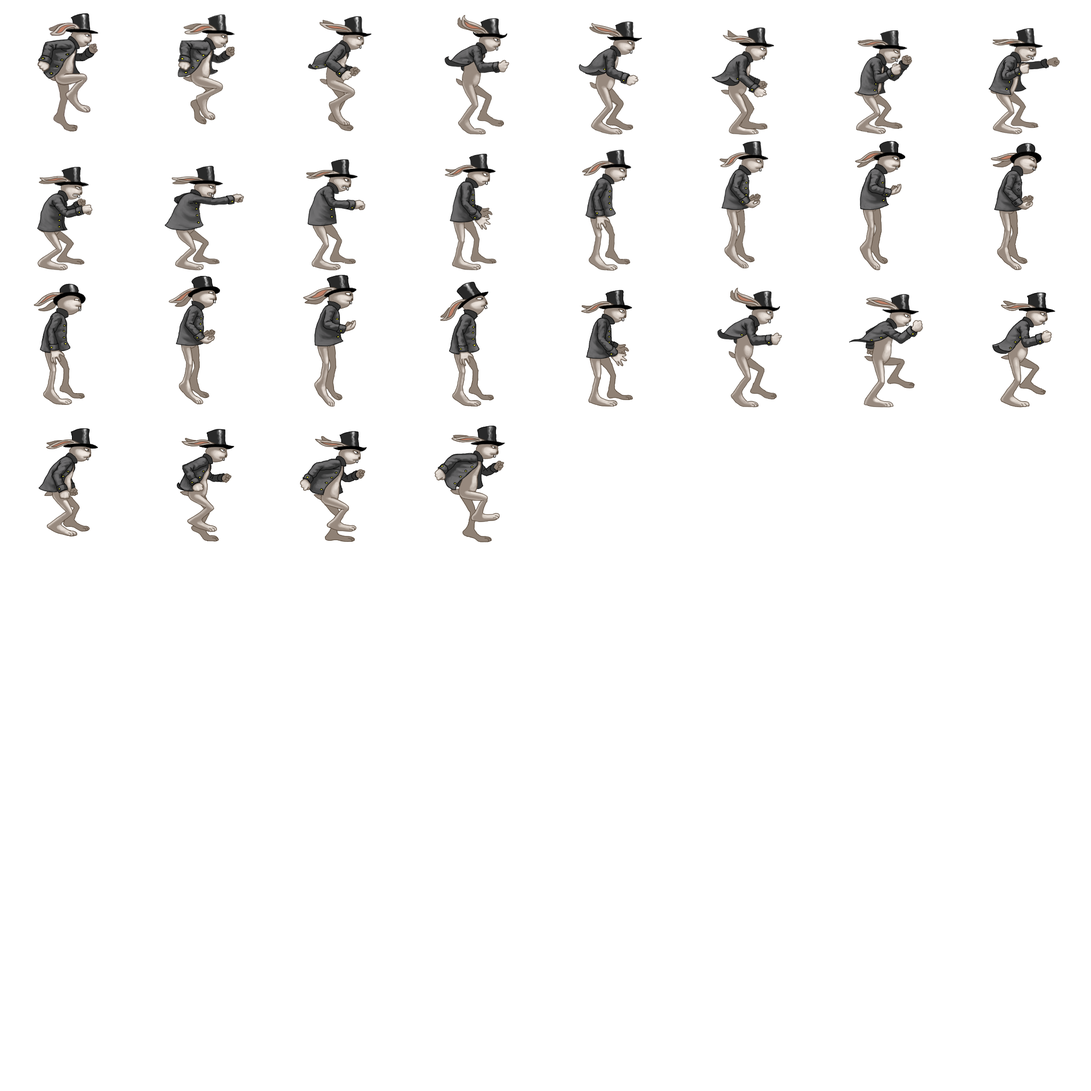
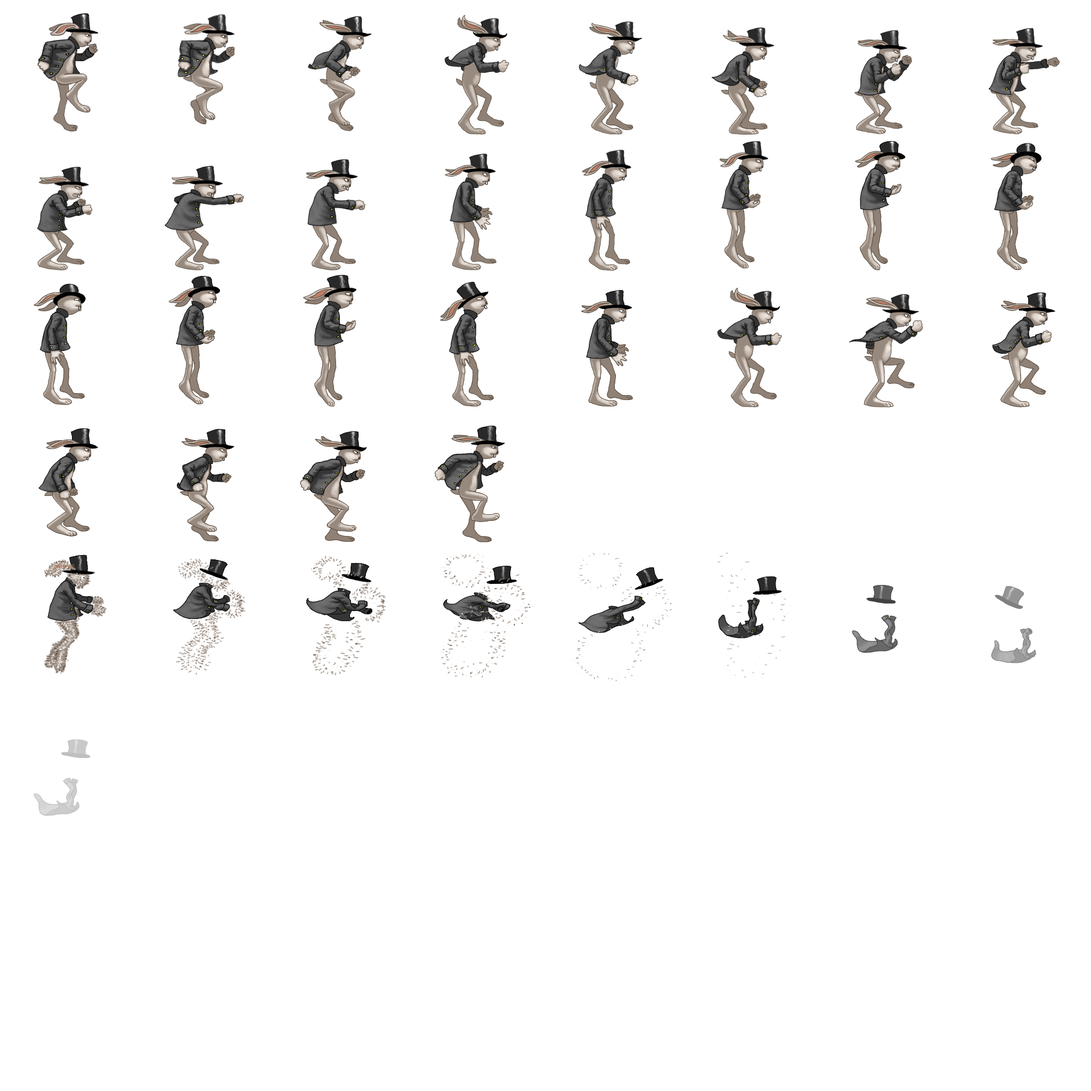
Layer changes from the first w=1091, h=1091 image to the second:
added layer "9" above "8" over 33, 739, 91, 817
added layer "8" above "7" over 991, 586, 1037, 664
added layer "7" above "6" over 852, 585, 899, 654
added layer "6" above "5" over 710, 551, 796, 679
added layer "5" above "4" over 571, 553, 673, 682
added layer "4" above "3" over 439, 553, 535, 679
added layer "3" above "2" over 306, 555, 387, 676
added layer "2" above "1" over 173, 558, 246, 676
added layer "1" above "bg" over 43, 554, 108, 675
